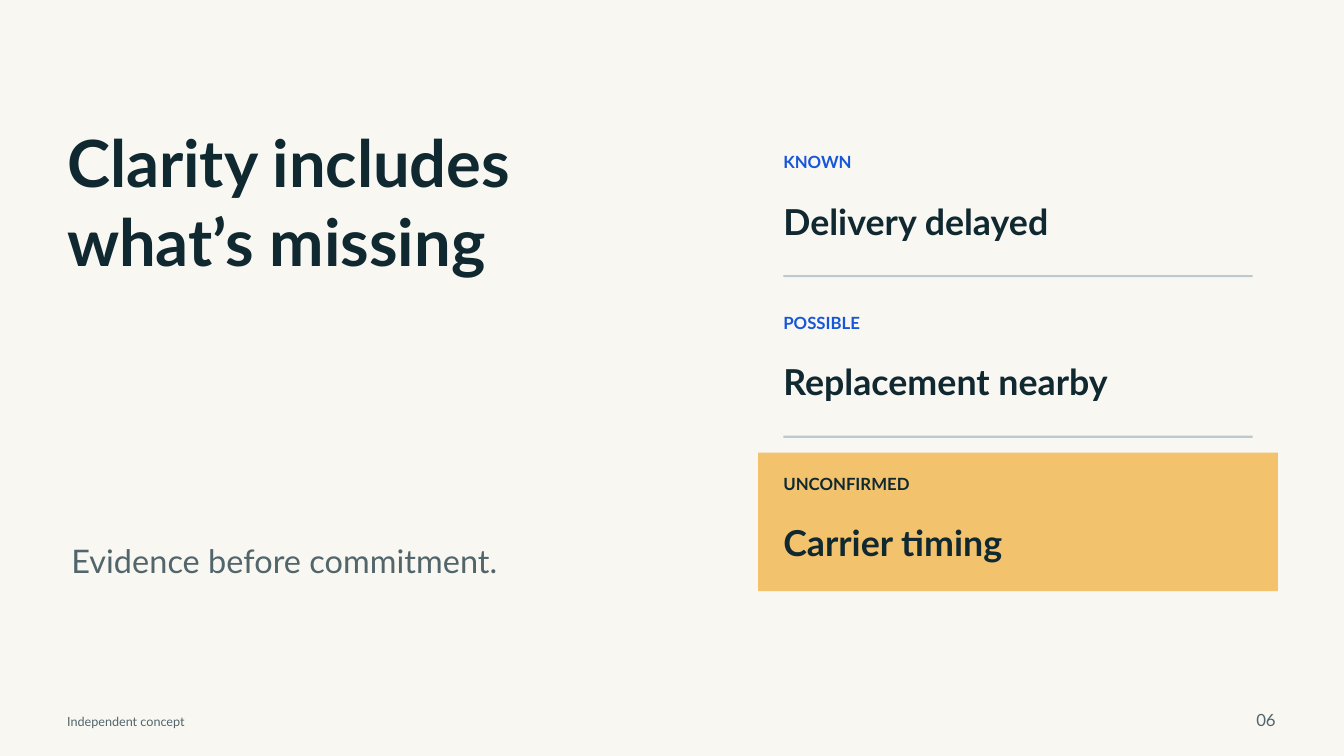
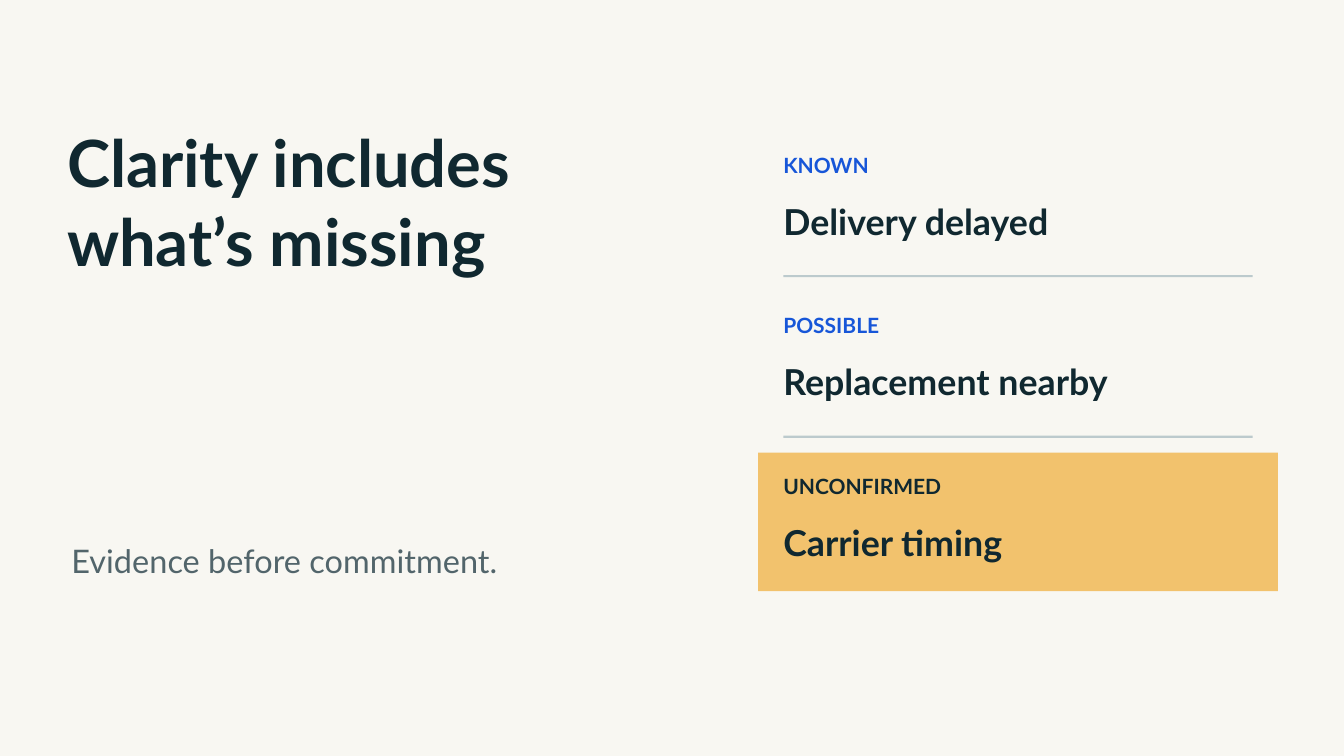
Before and after one commit to meobrien22/Meghan_Microsoft_Frontier_Portfolio, a slide deck: slide 6 of decks/frontier-customer/The-Promise-at-the-Other-End.pptx. Drawn at 1344x756 pixels with LibreOffice and Linux fonts; fonts in the diff are those of the drawing. Boxes give left, top, right and bottom in pixels: in the first picture for what was removed or moved away, otherwise in the second. Text is boxed around its words. In the diff, an @@ line names an element or a change of style, - is before the commit and + after.

```diff
--- a/decks/frontier-customer/The-Promise-at-the-Other-End.pptx
+++ b/decks/frontier-customer/The-Promise-at-the-Other-End.pptx
@@ size 12 to 15 pt in 3 elements at [783,157,868,173], [783,317,879,333], [783,478,941,494] @@
@@ text removed at [67,716,184,728] @@
-Independent concept
@@ text removed at [1256,714,1275,726] @@
-06
```
Also in this commit, not shown: 12 other slides changed, 1 slide removed, 27 other files.
